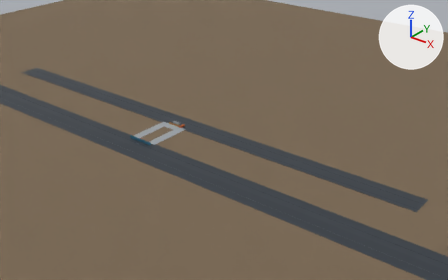
The glTF model frontend/public/world/assets/login-site-street.glb: old version first, new version second.
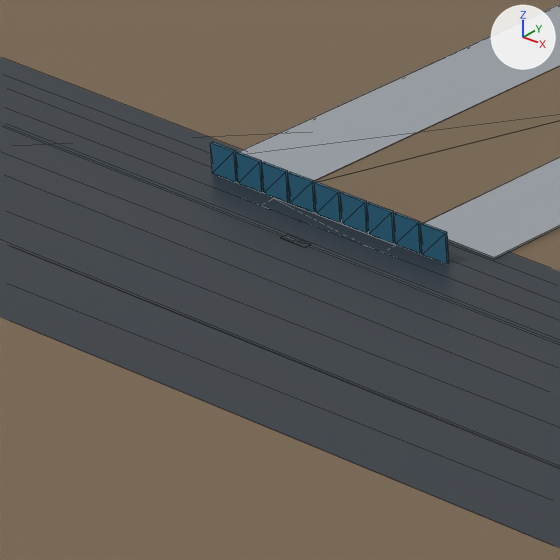
The first picture shows the older version from a camera (50 mm lens) standing at (340.0, -337.0, 224.0) and looking at (45.0, 31.0, -5.0). The close-ups show the older and then the newer version on the part from 25% to 36% of the width and 44% to 61% of the height of that picture. Only the edits that show in the close-ups are written down. Every picture has the same lights, and +X, +Y and +Z are marked at upper right. The close-ups show mesh edges as thin lines. Where no turn or scale is listed for an object, it has been applied to the vertices. Vertices at exactly the same position are counted once.

In view in the first close-up: 'street-misc', 'street-paint', 'street-street'.
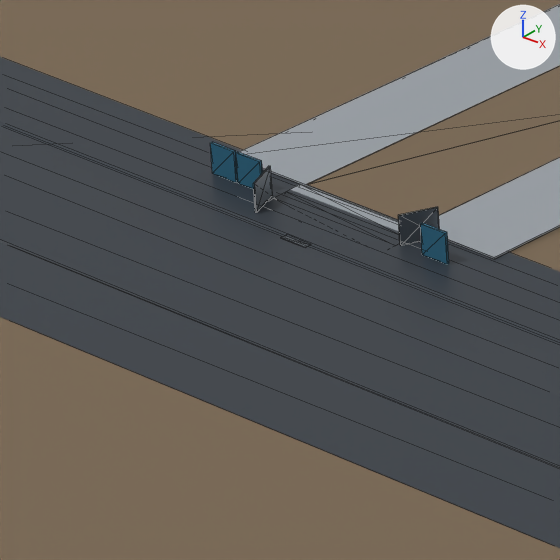
Location of each change, [x1, y1, x2, y2] in pixels of the close-ups (560 x 560 px):
```json
{"object": "street-galv", "change": "added", "after": [253, 166, 439, 245]}
{"part": 1, "of": "me_hoard0", "change": "deleted", "before": [262, 162, 422, 254], "on screen": "blue"}
```

The change, as JSON lines over the scene's bpy script:
```json
{"block": "me_hoard0", "where": "# used by ob_street_paint; location = (-0.6, -21.5, 1.4)"}
{"op": "remove", "block": "me_hoard0", "code": "me_hoard0.from_pydata(...)  # 72 vertices, 108 faces; spans x -11.6..11.6, y -0.1..0.1, z -1.2..1.2"}
{"op": "add", "block": "me_hoard0", "code": "me_hoard0.from_pydata(...)  # 24 vertices, 36 faces; spans x -11.6..11.6, y -0.1..0.1, z -1.2..1.2"}
{"block": "me_hoard0", "change": "me_hoard0 part 1: 6 loose pieces with 48 vertices, spanning x -6.4..9.0, y -0.1..0.1, z -1.2..1.2, are deleted"}
{"op": "add", "block": "me_gate_1", "code": ["me_gate_1 = bpy.data.meshes.new('gate-1')", "me_gate_1.from_pydata([(-7.39, -0.44, -1.15), (-7.28, -0.39, -1.15), (-6.09, -3.04, -1.15), (-6.2, -3.09, -1.15), (-7.39, -0.44, 1.15), (-6.2, -3.09, 1.15), (-6.09, -3.04, 1.15), (-7.28, -0.39, 1.15), (5.41, -0.44, -1.15), (5.3, -0.39, -1.15), (6.49, 2.25, -1.15), (6.6, 2.21, -1.15), (5.41, -0.44, 1.15), (6.6, 2.21, 1.15), (6.49, 2.25, 1.15), (5.3, -0.39, 1.15)], [], [(0, 1, 2), (0, 2, 3), (4, 5, 6), (4, 6, 7), (2, 1, 7), (2, 7, 6), (0, 3, 5), (0, 5, 4), (3, 2, 6), (3, 6, 5), (1, 0, 4), (1, 4, 7), (8, 9, 10), (8, 10, 11), (12, 13, 14), (12, 14, 15), (10, 9, 15), (10, 15, 14), (8, 11, 13), (8, 13, 12), (11, 10, 14), (11, 14, 13), (9, 8, 12), (9, 12, 15)])", "me_gate_1.materials.append(mat_galv)  # grey #8c949b"]}
{"op": "add", "block": "ob_street_galv", "code": ["ob_street_galv = bpy.data.objects.new('street-galv', me_gate_1)", "ob_street_galv.location = (0.99, -21.06, 1.35)"]}
```
